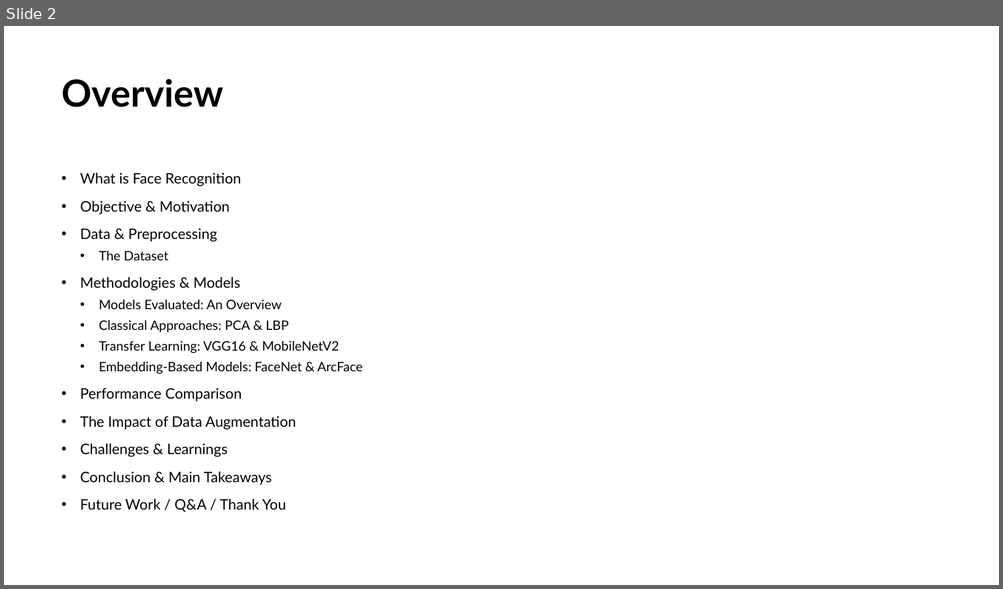
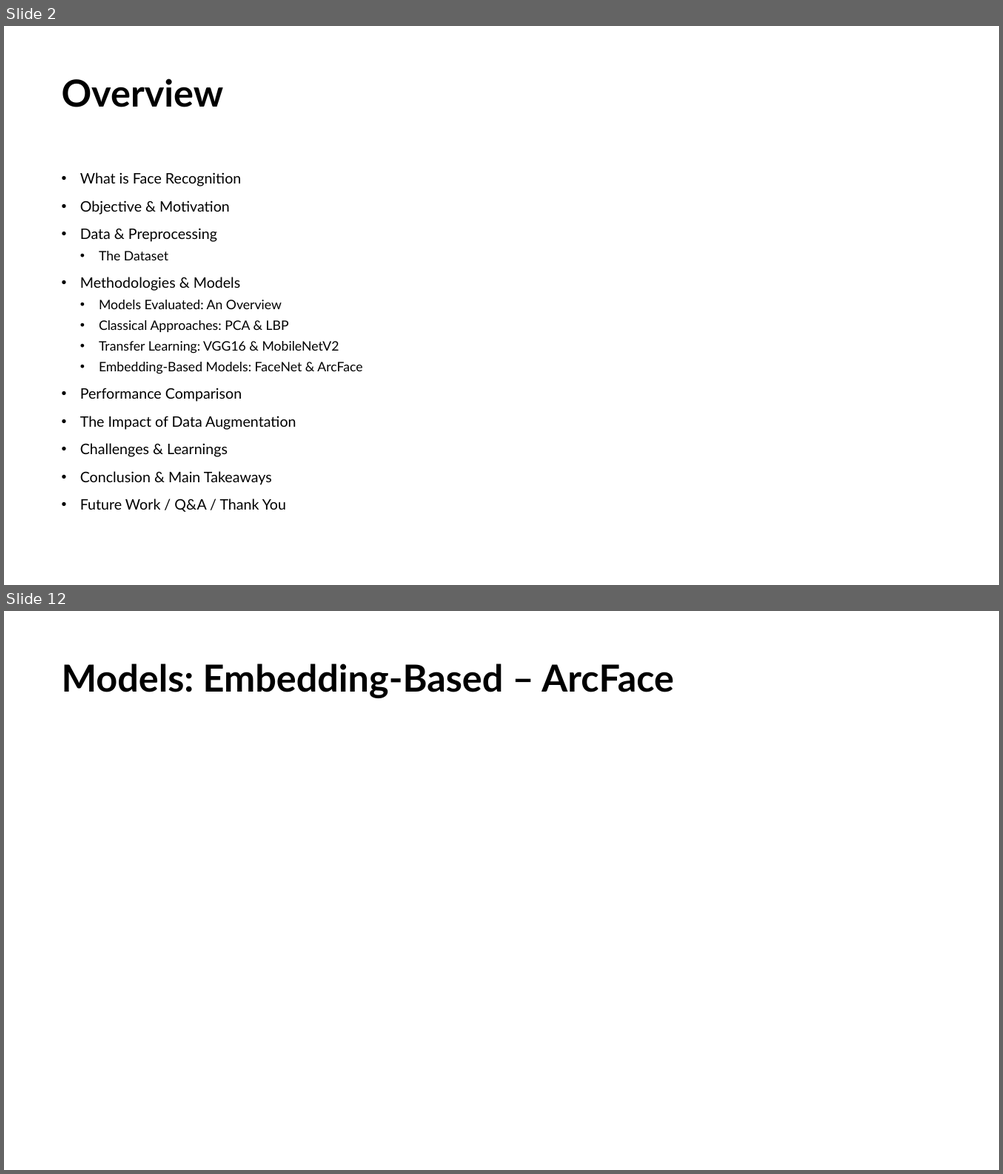
Before and after one commit to JackGraymer/Face-Recognition, a slide deck: Face Reconition Presentation_v2.pptx. Shown one above the other, each under a label of ours: slide 2 before the commit, slides 2 and 12 after it; the slides between them are not shown. The pictures are 1003x589 and 1003x1174 pixels, drawn with LibreOffice and Linux fonts; fonts in the diff are those of the drawing. Boxes give left, top, right and bottom in pixels: in the first picture for what was removed or moved away, otherwise in the second. Text is boxed around its words. In the diff, an @@ line names an element or a change of style, - is before the commit and + after.

```diff
--- a/Face Reconition Presentation_v2.pptx
+++ b/Face Reconition Presentation_v2.pptx
@@ slide 12 added at <box>4,611,999,1170</box>, background #FFFFFF @@
@@ title added at <box>62,664,674,698</box>, 36 pt, text #000000, bold @@
+Models: Embedding-Based – ArcFace
```
Also in this commit, not shown: 11 other slides added, 1 other file.
